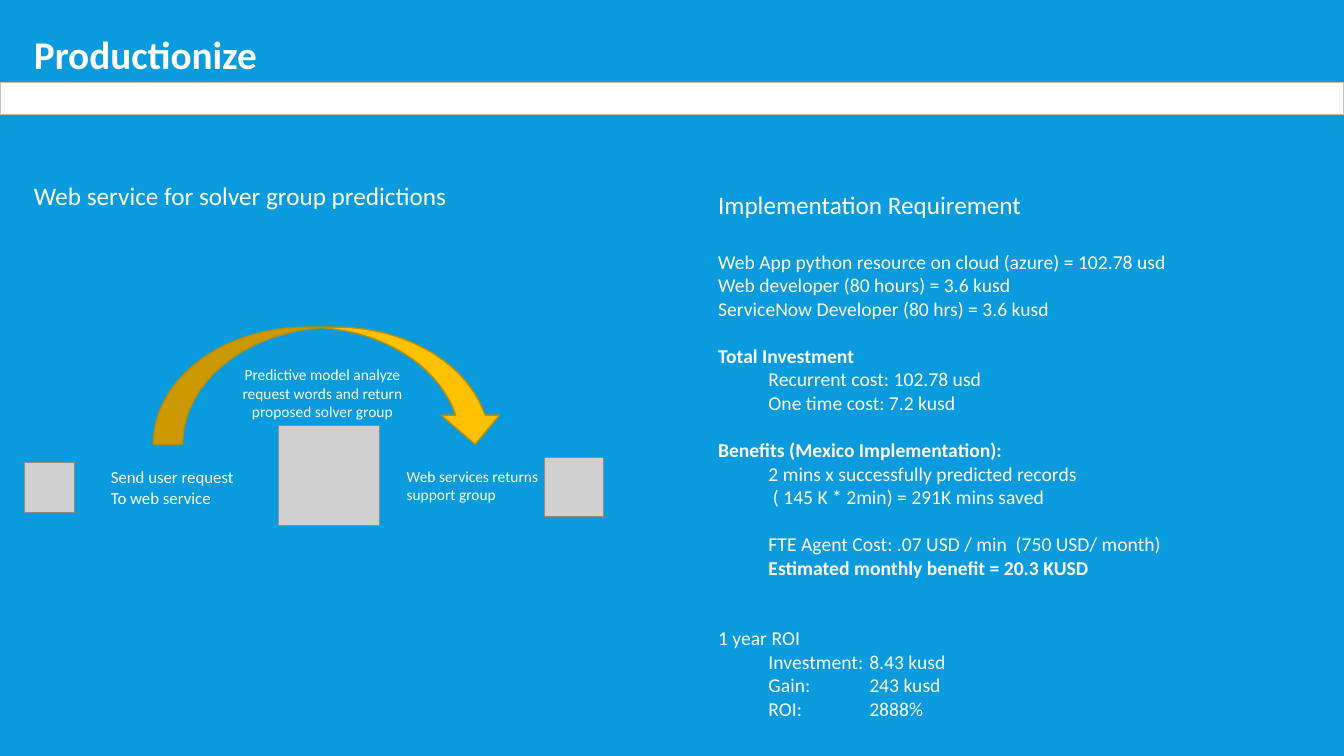
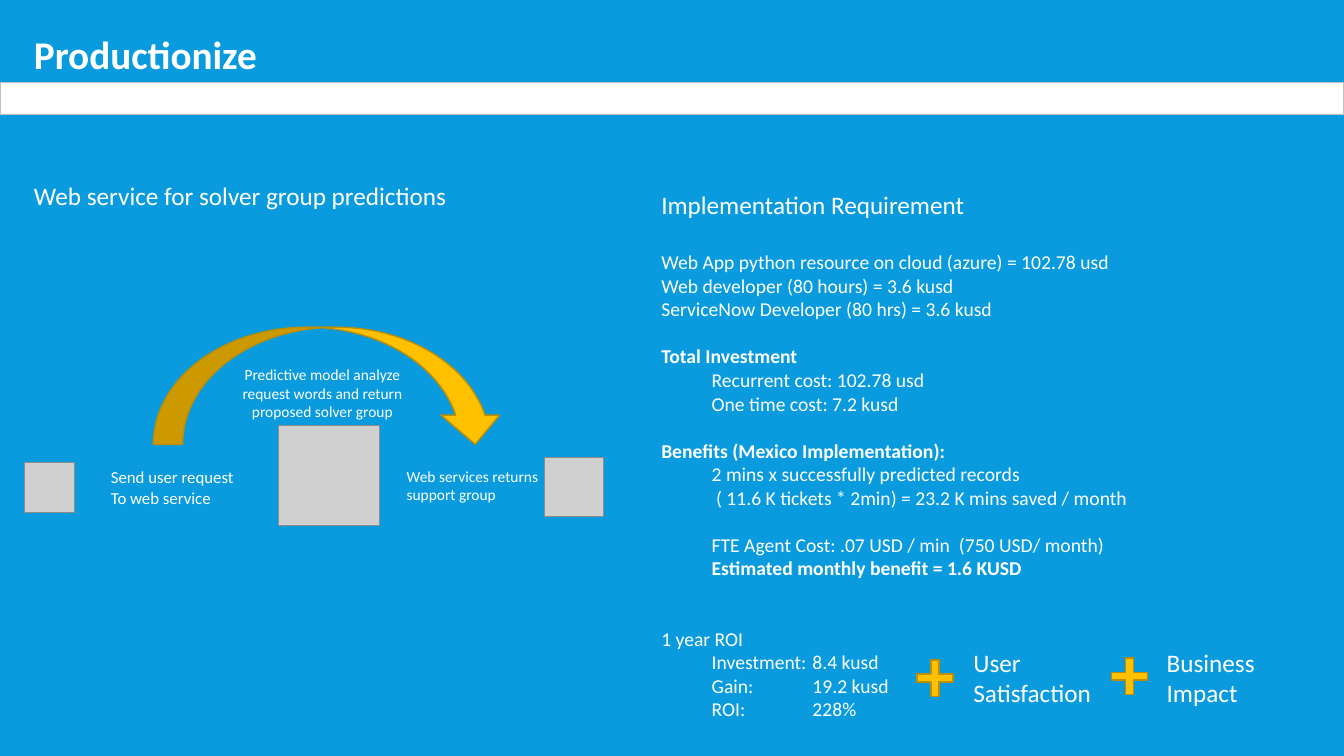
Before and after one commit to monterrey-digital-hub/MarioMorales-CEMEX-FinalProject, a slide deck: slide 9 of Predictive_model_for_Service_Desk.pptx. Drawn at 1344x756 pixels with LibreOffice and Linux fonts; fonts in the diff are those of the drawing; grey boxes stand for pictures. Boxes give left, top, right and bottom in pixels: in the first picture for what was removed or moved away, otherwise in the second. Text is boxed around its words. In the diff, an @@ line names an element or a change of style, - is before the commit and + after.

```diff
--- a/Predictive_model_for_Service_Desk.pptx
+++ b/Predictive_model_for_Service_Desk.pptx
@@ text "Implementation Requirement": place and size @@
-text "Implementation Requirement" at bbox=[718, 196, 1165, 716]
+text "Implementation Requirement" at bbox=[661, 196, 1127, 716]
@@ text at bbox=[726, 491, 1127, 508]: text changed @@
-( 145 K * 2min) = 291K mins saved
+( 11.6 K tickets * 2min) = 23.2 K mins saved / month
@@ text at bbox=[712, 561, 1022, 578]: text changed @@
-Estimated monthly benefit = 20.3 KUSD
+Estimated monthly benefit = 1.6 KUSD
@@ text at bbox=[712, 655, 889, 716]: text changed @@
-Investment: 8.43 kusd
-Gain: 243 kusd
-ROI: 2888%
+Investment: 8.4 kusd
+Gain: 19.2 kusd
+ROI: 228%
@@ text added at bbox=[973, 655, 1091, 703], 18 pt, text #FFFFFF @@
+User
+Satisfaction
@@ plus added at bbox=[1111, 658, 1147, 695], fill #FFC000, outline #BD8E00 1 pt @@
@@ text added at bbox=[1167, 654, 1255, 706], 18 pt, text #FFFFFF @@
+Business
+Impact
@@ plus added at bbox=[918, 660, 954, 697], fill #FFC000, outline #BD8E00 1 pt @@
```
Also in this commit, not shown: 6 other slides changed.
